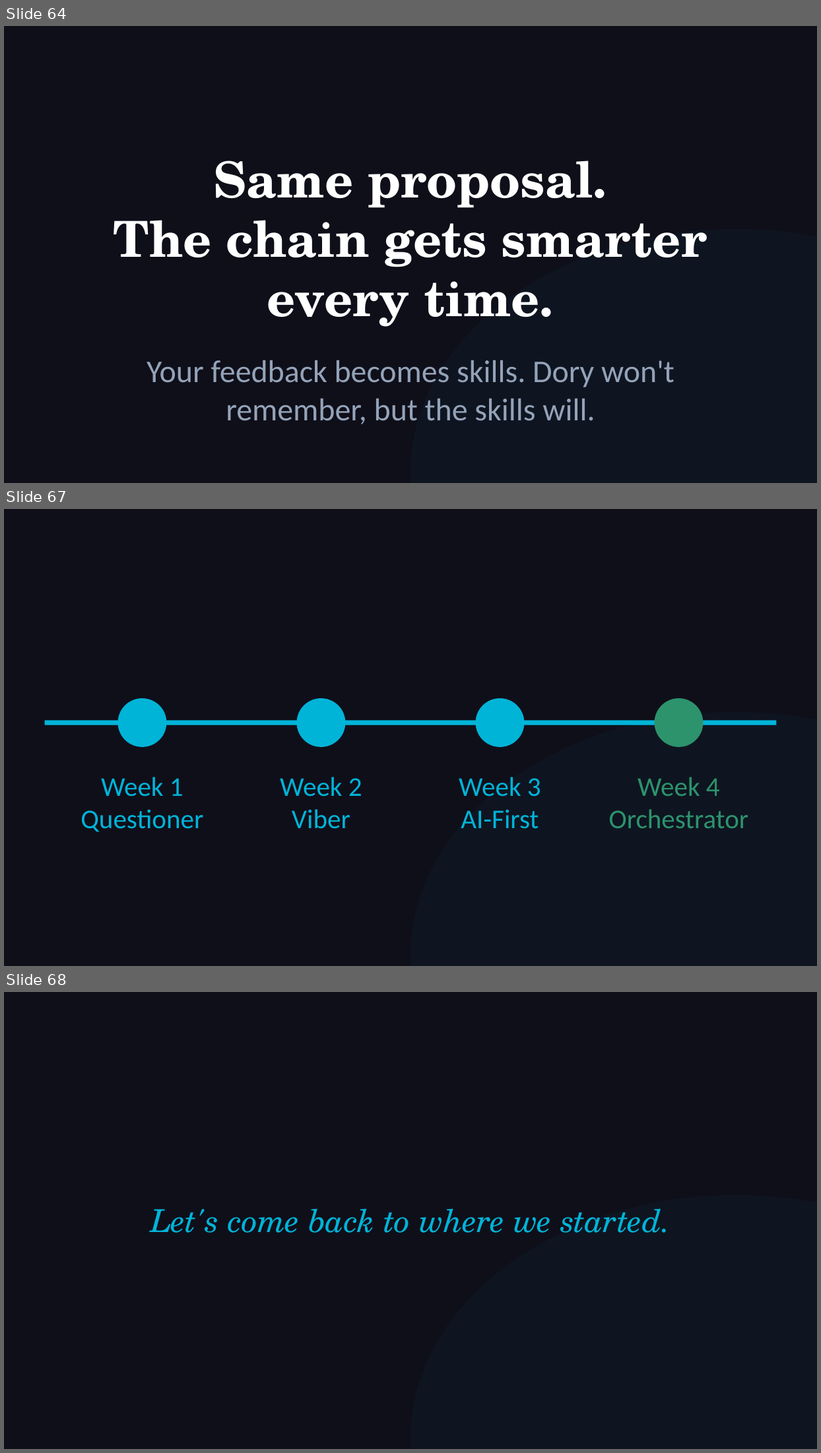
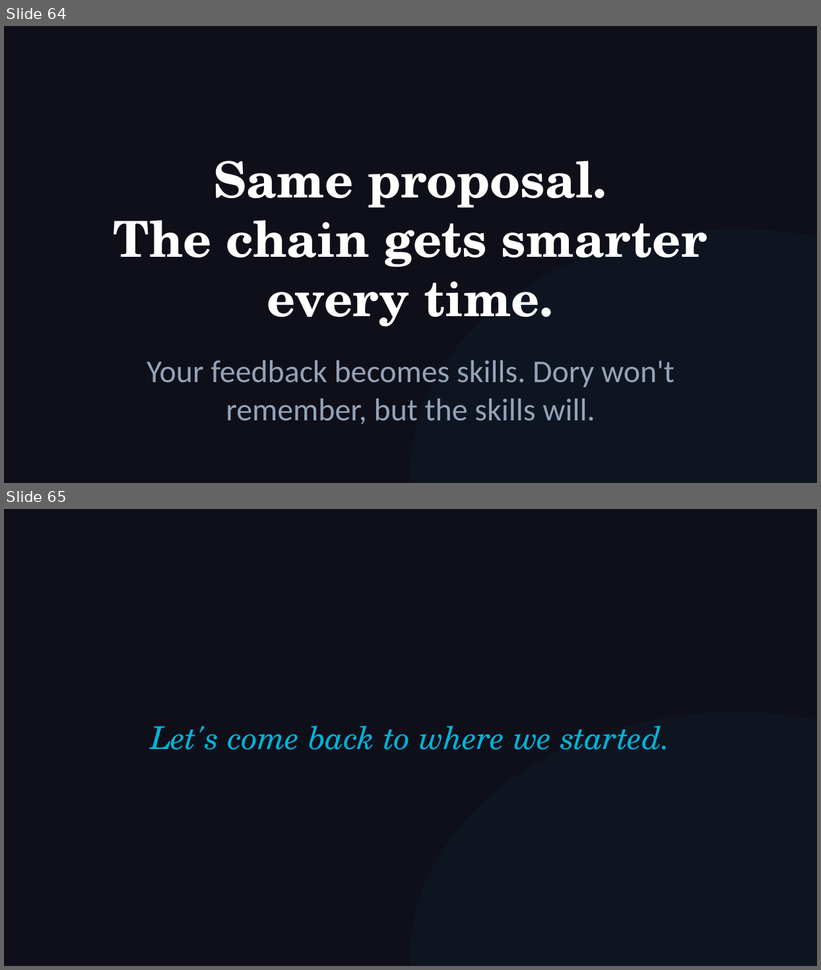
Before and after one commit to michaelengland/ai-best-practices, a slide deck: Getting-Agents-to-Give-Up-Their-Secrets.pptx. Shown one above the other, each under a label of ours: slides 64, 67 and 68 before the commit, slides 64 and 65 after it; the slides between them are not shown. The pictures are 821x1453 and 821x970 pixels, drawn with LibreOffice and Linux fonts; fonts in the diff are those of the drawing. Boxes give left, top, right and bottom in pixels: in the first picture for what was removed or moved away, otherwise in the second. Text is boxed around its words. In the diff, an @@ line names an element or a change of style, - is before the commit and + after.

```diff
--- a/Getting-Agents-to-Give-Up-Their-Secrets.pptx
+++ b/Getting-Agents-to-Give-Up-Their-Secrets.pptx
@@ slide 67 removed at <box>4,509,817,966</box>, background #0F0F1A @@
@@ ellipse removed at <box>118,698,166,747</box> @@
@@ ellipse removed at <box>297,698,345,747</box> @@
@@ ellipse removed at <box>476,698,524,747</box> @@
@@ ellipse removed at <box>655,698,704,747</box> @@
@@ rectangle removed at <box>45,720,776,725</box> @@
@@ ellipse removed at <box>411,712,817,966</box> @@
@@ text removed at <box>81,777,203,832</box> @@
-Week 1
-Questioner
@@ text removed at <box>280,777,362,829</box> @@
-Week 2
-Viber
@@ text removed at <box>459,777,541,829</box> @@
-Week 3
-AI-First
@@ text removed at <box>609,777,749,828</box> @@
-Week 4
-Orchestrator
@@ what was slide 68 is now slide 65 @@
```
Also in this commit, not shown: 7 slides changed, 2 other slides removed, 1 other file.
